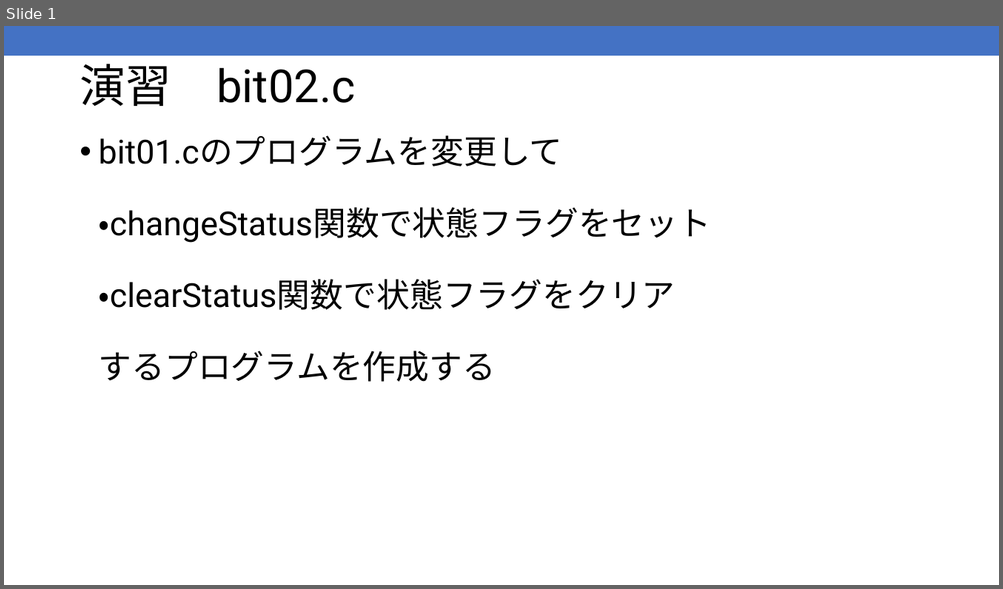
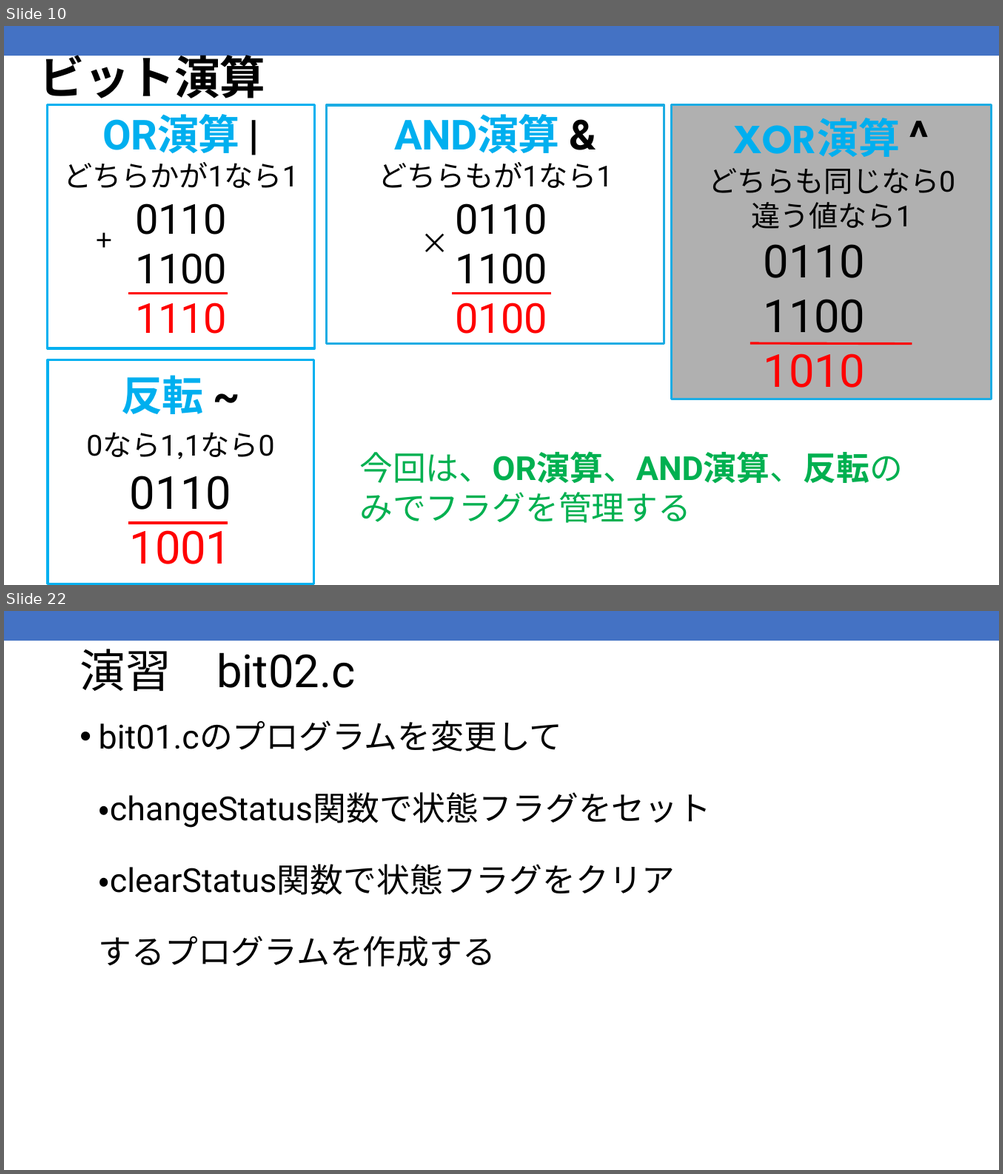
Before and after one commit to kic-murata/cpp2025, a slide deck: 授業資料/演習問題：ビット処理2025案.pptx. Shown one above the other, each under a label of ours: slide 1 before the commit, slides 10 and 22 after it; the slides between them are not shown. The pictures are 1003x589 and 1003x1174 pixels, drawn with LibreOffice and Linux fonts; fonts in the diff are those of the drawing. Boxes give left, top, right and bottom in pixels: in the first picture for what was removed or moved away, otherwise in the second. Text is boxed around its words. In the diff, an @@ line names an element or a change of style, - is before the commit and + after.

```diff
--- a/授業資料/演習問題：ビット処理2025案.pptx
+++ b/授業資料/演習問題：ビット処理2025案.pptx
@@ slide 10 added at box(4, 26, 999, 585), background #FFFFFF; not listed: 1 template element that a slide beside it also shows @@
@@ title added at box(40, 47, 265, 106), 44 pt, text #000000, bold @@
+ビット演算
@@ rectangle added at box(47, 105, 314, 349), fill #FFFFFF, outline #00B0F0 2.25 pt, 40 pt, text #000000 @@
+OR演算 |
+どちらかが1なら1
+0110
+1100
+1110
@@ rectangle added at box(327, 105, 663, 344), outline #1CACE3 2.25 pt, 40 pt, text #000000 @@
+AND演算 &
+どちらもが1なら1
+0110
+1100
+0100
@@ rectangle added at box(671, 105, 991, 399), fill #000000 at 31% opacity, outline #A5A5A5 0.5 pt @@
@@ rectangle added at box(671, 105, 991, 400), outline #1CACE3 2.25 pt, 28 pt, text #000000 @@
+XOR演算 ^
+どちらも同じなら0違う値なら1
+0110
+1100
+1010
@@ text added at box(88, 218, 128, 261), 28 pt, text #000000 @@
++
@@ text added at box(413, 221, 452, 264), 28 pt, text #000000 @@
+×
@@ line added from (128, 293) to (227, 293), #FF0000 2.25 pt @@
@@ line added from (452, 293) to (551, 293), #FF0000 2.25 pt @@
@@ line added from (750, 344) to (912, 344), #FF0000 2.25 pt @@
@@ rectangle added at box(47, 360, 313, 585), outline #00B0F0 2.25 pt, 28 pt, text #000000 @@
+反転 ~
+0なら1,1なら0
+0110
+1001
@@ text added at box(359, 452, 902, 523), 32 pt, text #00B050 @@
+今回は、OR演算、AND演算、反転のみでフラグを管理する
@@ line added from (128, 524) to (227, 524), #FF0000 2.25 pt @@
@@ what was slide 1 is now slide 22 @@
```
Also in this commit, not shown: 1 slide changed, 20 other slides added, 2 other files.
